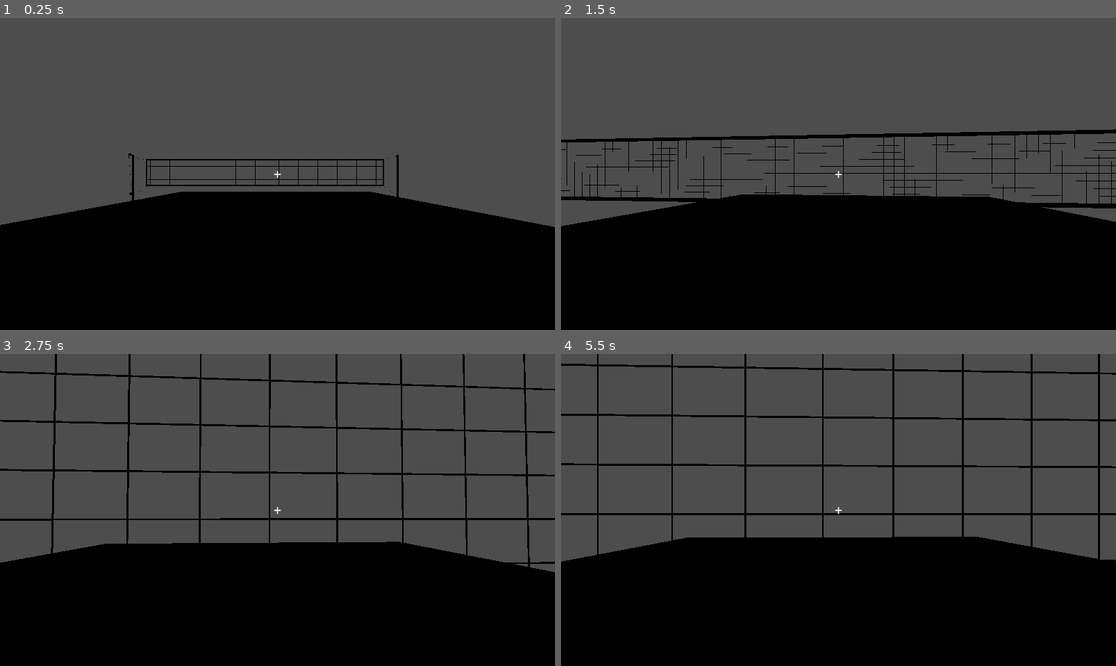
Above: before the commit, frames 1-4 (two rows, left to right).
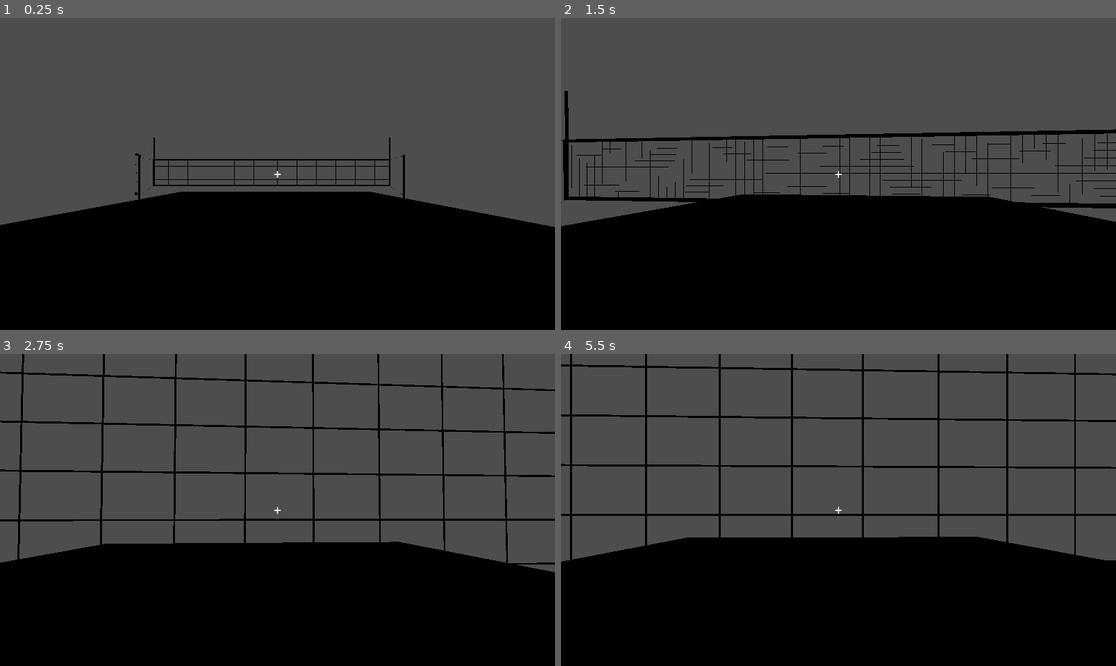
Above: after the commit, the same moments.

Repository: Mcaldas11/VolleyBox
Game: Godot game, scene res://volleyball/scene.tscn
Two runs of this game, one before a commit and one after it. Both use one fixed random seed, a clock stepped at 60 frames per second and the inputs below.
Inputs (mouse positions are in pixels of both pictures, inside the frame that each line leads up to):
- Up to frame 1 (0.25 s): no input
- Up to frame 2 (1.5 s): tap Enter (ui_accept) at 0.5, 0.77 s; move the mouse to (866, 174) at 0.52 s; hold W (ui_up) from 0.53 s (still down); tap Keypad Enter at 0.6 s; move the mouse to (810, 174) at 1.27 s; tap Shift at 1.35 s
- Up to frame 3 (2.75 s): keep holding W (ui_up); tap Enter (ui_accept) at 1.52 s; move the mouse to (288, 503) at 2.02 s; hold Ctrl from 2.03 s (still down)
- Up to frame 4 (5.5 s): keep holding W (ui_up); move the mouse to (832, 516) at 2.77 s; release Ctrl at 2.78 s; tap Keypad Enter at 2.85, 5.1 s; tap Enter (ui_accept) at 3.02, 3.77, 4.25, 4.52 s; move the mouse to (877, 513) at 3.52 s; hold Shift 3.53-4.28 s; move the mouse to (794, 506) at 4.27 s; tap Ctrl at 4.35 s; move the mouse to (844, 510) at 5.02 s

The runs differ from the first frame. In frame 1, 0.6% of the frame differs, in the area x 23-73%, y 38-59%; in frame 2, 1.4%; in frame 3, 4.9%; in frame 4, 4.9%, in the area x 0-100%, y 0-67%.

Commit message:
Add volleyball net, poles and crosshair layer
Introduce a CylinderMesh subresource and add scene nodes for the volleyball net (Volleyball_Net and Volleyball_Net_Volleyball_Net_0) with transforms. Rename the CanvasLayer to CrossHair and reparent the Label to it. Add two pole nodes (Vareta1 and Vareta2) each with a MeshInstance3D using the new CylinderMesh. Bump scene load_steps accordingly.

Diff:
--- a/volley-box/volleyball/scene.tscn
+++ b/volley-box/volleyball/scene.tscn
@@ -13,7 +13,18 @@
 [sub_resource type="BoxShape3D" id="BoxShape3D_r886b"]
 size = Vector3(18.997292, 0.72650146, 31.10749)
 
+[sub_resource type="CylinderMesh" id="CylinderMesh_r886b"]
+top_radius = 0.02
+bottom_radius = 0.02
+height = 1.8
+
 [node name="Sketchfab_Scene" instance=ExtResource("1_r886b")]
+
+[node name="Volleyball_Net" parent="Sketchfab_model/1144e7d4dd624ea3b0a2d8b261362a77_fbx/RootNode" index="0"]
+transform = Transform3D(-1, -3.6989065e-15, -8.742278e-08, 1.2246469e-16, 1, -4.371139e-08, 8.742278e-08, -4.371139e-08, -1, -0.023924112, 1.8429346, -0.008879576)
+
+[node name="Volleyball_Net_Volleyball_Net_0" parent="Sketchfab_model/1144e7d4dd624ea3b0a2d8b261362a77_fbx/RootNode/Volleyball_Net" index="0"]
+transform = Transform3D(1, 0, 0, 0, 1, 0, 0, 0, 1, -0.050889015, 0, -4.656613e-09)
 
 [node name="StaticBody3D" type="StaticBody3D" parent="Sketchfab_model/1144e7d4dd624ea3b0a2d8b261362a77_fbx/RootNode/Volleyball_Net" index="2"]
 
@@ -47,9 +58,9 @@
 jump_velocity = 4.5
 mouse_sensitivity = 0.002
 
-[node name="CanvasLayer" type="CanvasLayer" parent="." index="2"]
+[node name="CrossHair" type="CanvasLayer" parent="." index="2"]
 
-[node name="Label" type="Label" parent="CanvasLayer" index="0"]
+[node name="Label" type="Label" parent="CrossHair" index="0"]
 anchors_preset = 8
 anchor_left = 0.5
 anchor_top = 0.5
@@ -63,3 +74,17 @@
 grow_vertical = 2
 theme_override_font_sizes/font_size = 28
 text = "+"
+
+[node name="Vareta1" type="Node3D" parent="." index="3"]
+transform = Transform3D(1, 0, 0, 0, 1, 0, 0, 0, 1, -12.194227, 0, 0)
+
+[node name="MeshInstance3D" type="MeshInstance3D" parent="Vareta1" index="0"]
+transform = Transform3D(1, 0, 0, 0, 1, 0, 0, 0, 1, 7.5317545, 2.2612882, -0.009531736)
+mesh = SubResource("CylinderMesh_r886b")
+
+[node name="Vareta2" type="Node3D" parent="." index="4"]
+
+[node name="MeshInstance3D" type="MeshInstance3D" parent="Vareta2" index="0"]
+transform = Transform3D(1, 0, 0, 0, 1, 0, 0, 0, 1, 4.2439833, 2.2612882, -0.009531736)
+mesh = SubResource("CylinderMesh_r886b")
+skeleton = NodePath("../../Vareta2")
Not shown: 1 places in volley-box/volleyball/scene.tscn that only renumber resources
